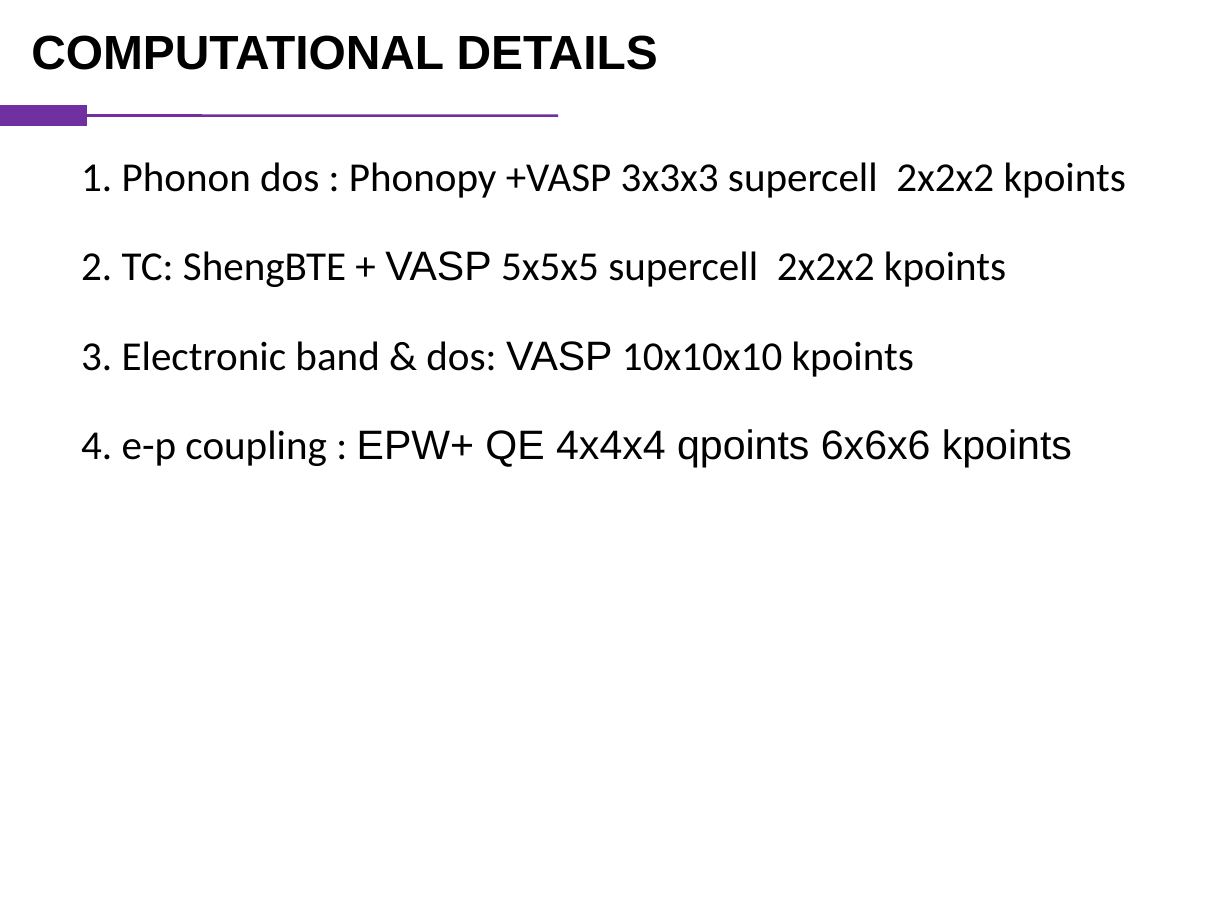
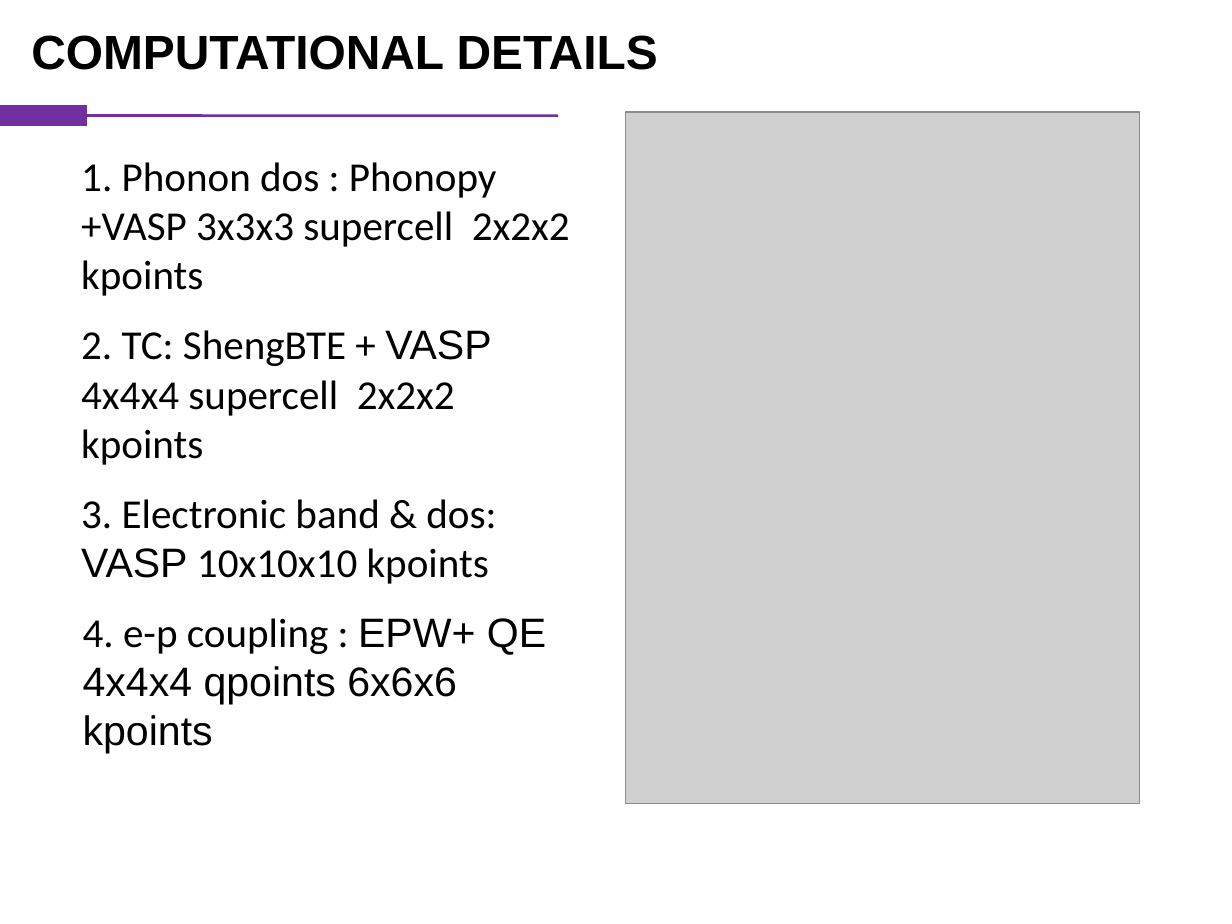
Before and after one commit to vanceeasleaf/paper_bi4i4, a slide deck: slide 13 of bi4i4.pptx (slide 11 before the commit). Drawn at 1232x924 pixels with LibreOffice and Linux fonts; fonts in the diff are those of the drawing; grey boxes stand for pictures. Boxes give left, top, right and bottom in pixels: in the first picture for what was removed or moved away, otherwise in the second. Text is boxed around its words. In the diff, an @@ line names an element or a change of style, - is before the commit and + after.

```diff
--- a/bi4i4.pptx
+++ b/bi4i4.pptx
@@ picture added at [626, 112, 1140, 803] @@
@@ text "1. Phonon dos : Phonopy ..." rewrapped from [81, 162, 1126, 198] to [81, 162, 570, 296] @@
@@ text at [81, 330, 491, 465]: text changed @@
-2. TC: ShengBTE + VASP 5x5x5 supercell 2x2x2 kpoints
+2. TC: ShengBTE + VASP 4x4x4 supercell 2x2x2 kpoints
@@ text "3. Electronic band & dos: ..." rewrapped from [81, 341, 914, 377] to [81, 499, 496, 584] @@
@@ text "4. e-p coupling : EPW+ ..." rewrapped from [81, 429, 1072, 468] to [83, 618, 546, 754] @@
```
Also in this commit, not shown: 3 other slides changed, 8 slides added.
